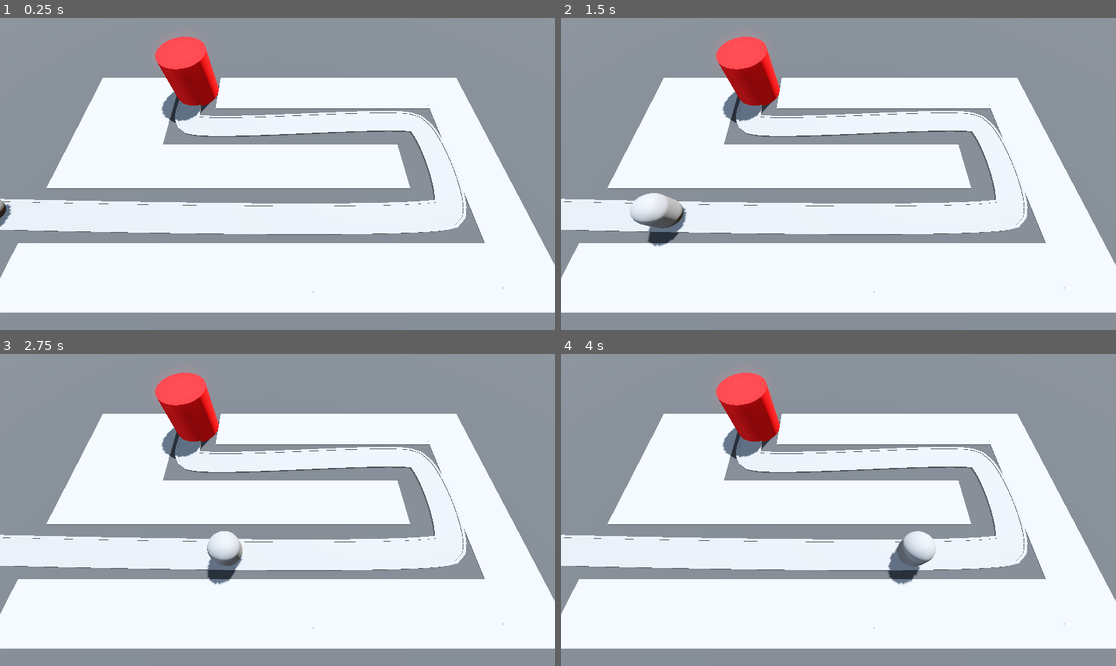
Above: before the commit, frames 1-4 (two rows, left to right).
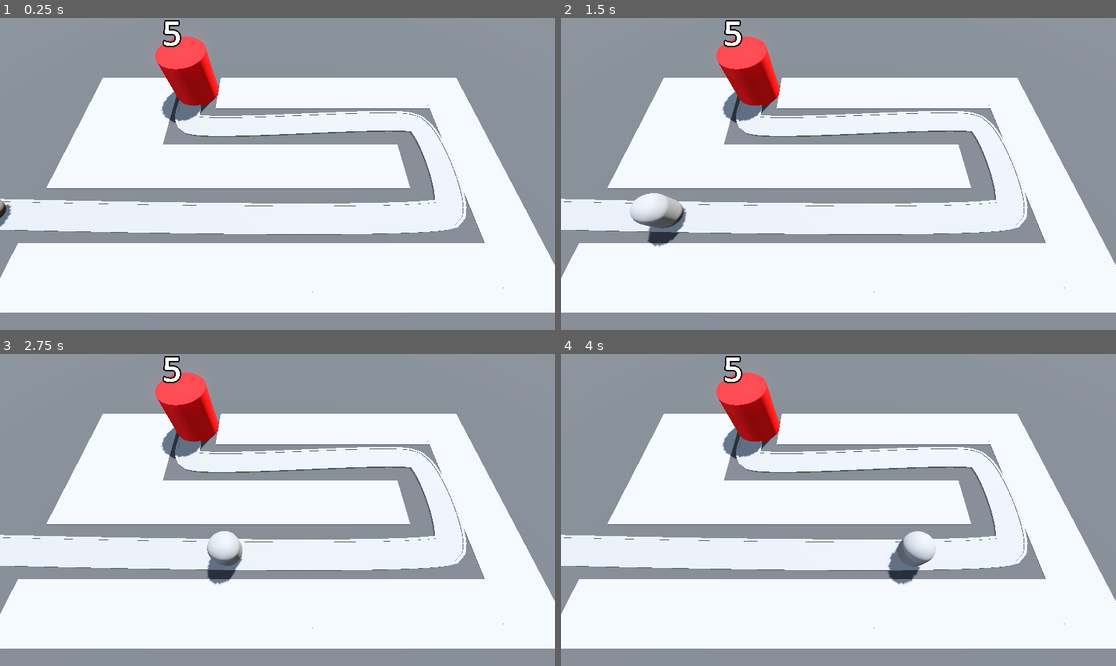
Above: after the commit, the same moments.

Repository: caiobribeiro/godot-barbarian-blaster
Game: Godot game, scene res://scene/base_level.tscn
Two runs of this game, one before a commit and one after it. Both use one fixed random seed, a clock stepped at 60 frames per second and the inputs below.
Inputs:
- Up to frame 1 (0.25 s): no input
- Up to frame 2 (1.5 s): no input
- Up to frame 3 (2.75 s): no input
- Up to frame 4 (4 s): no input

The runs differ from the first frame. In frame 1, 0.2% of the frame differs, in the area x 29-33%, y 0-10%; in frame 2, 0.2%; in frame 3, 0.2%; in frame 4, 0.2%.

Commit message:
feat: introduction Label3s and max_health

Diff:
--- a/base/base.gd
+++ b/base/base.gd
@@ -1,4 +1,14 @@
 extends Node3D
 
+
+@export var max_health: int = 5
+@onready var label_3d: Label3D = $Label3D
+
+func _ready() -> void:
+	label_3d.text = str(max_health)
+
 func take_damage() -> void:
+	if max_health > 0:
+		max_health -= 1
+	label_3d.text = str(max_health)
 	print("damage dealt to base!")
--- a/base/base.tscn
+++ b/base/base.tscn
@@ -14,3 +14,10 @@
 height = 4.0
 sides = 32
 material = SubResource("StandardMaterial3D_2vejk")
+
+[node name="Label3D" type="Label3D" parent="."]
+transform = Transform3D(1, 0, 0, 0, 1, 0, 0, 0, 1, 0, 5.5, 0)
+billboard = 1
+text = "starting health"
+font_size = 500
+outline_size = 80
--- a/enemy/enemy.gd
+++ b/enemy/enemy.gd
@@ -8,3 +8,4 @@
 	progress_ratio += delta * speed
 	if progress_ratio == 1 :
 		base.take_damage()
+		set_process(false)
